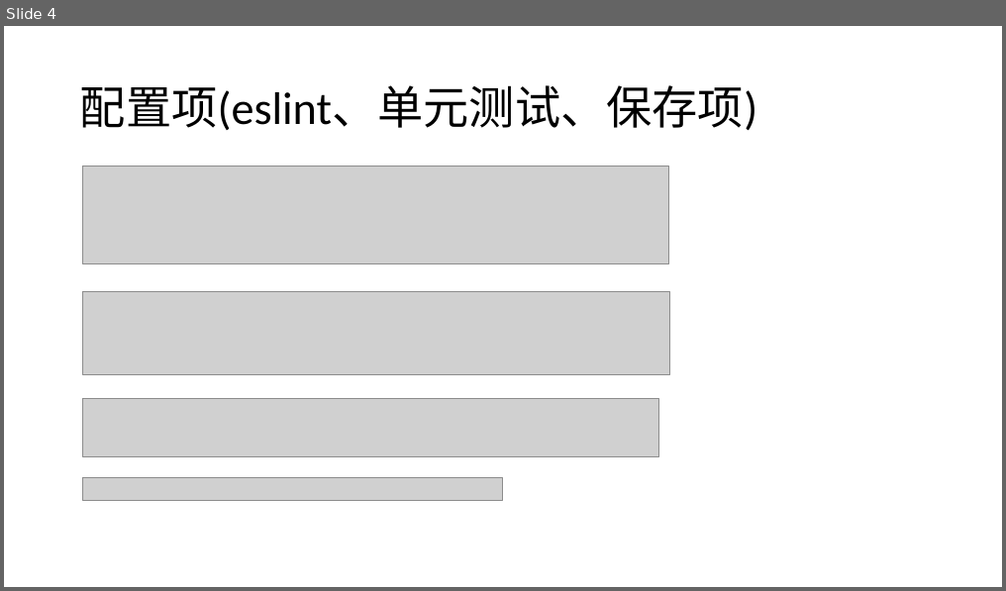
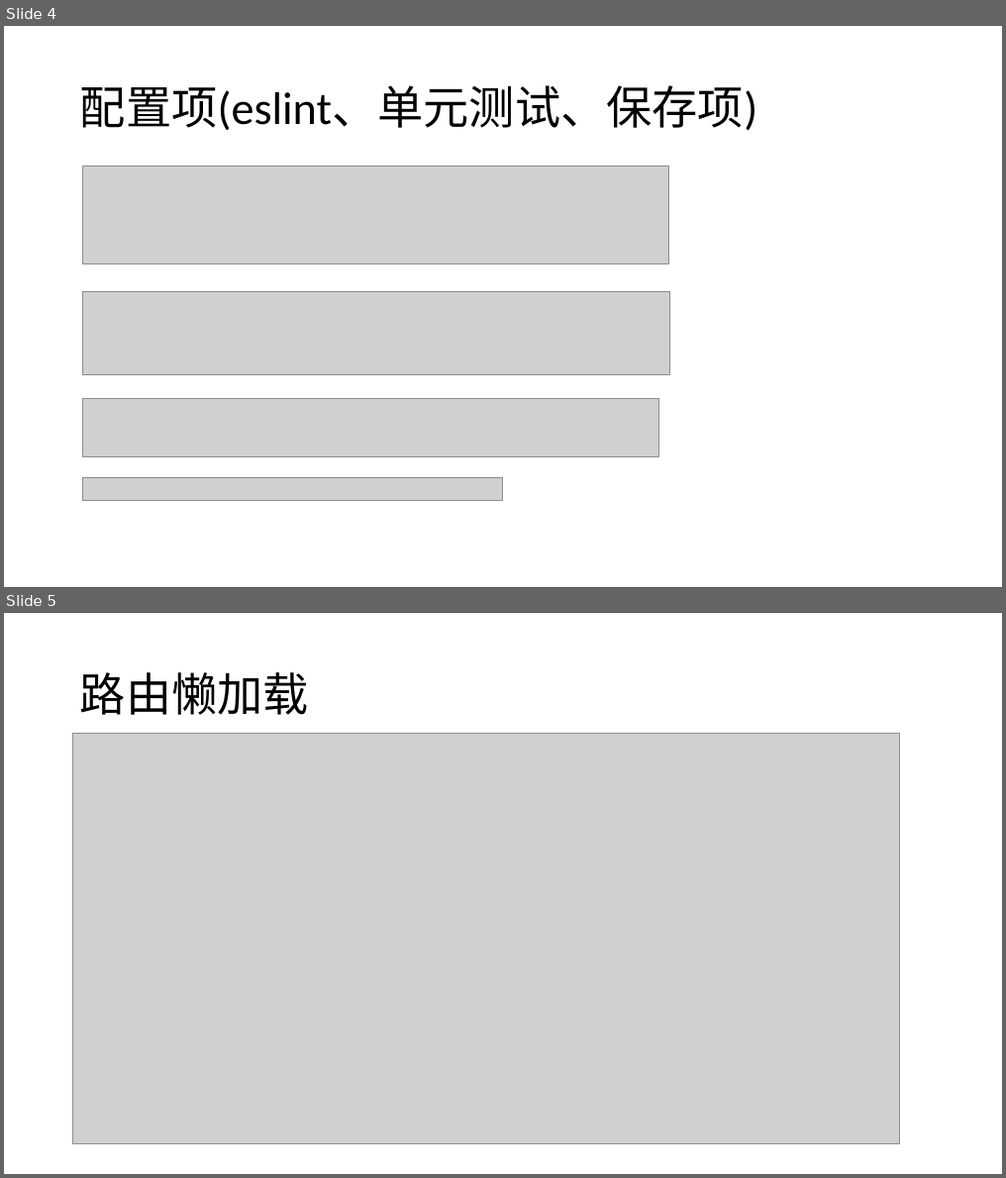
Before and after one commit to liwenxin-jam/vuecli3-starter, a slide deck: doc/vue-cli3.pptx. Shown one above the other, each under a label of ours: slide 4 before the commit, slides 4 and 5 after it. The pictures are 1006x591 and 1006x1178 pixels, drawn with LibreOffice and Linux fonts; fonts in the diff are those of the drawing; grey boxes stand for pictures. Boxes give left, top, right and bottom in pixels: in the first picture for what was removed or moved away, otherwise in the second. Text is boxed around its words. In the diff, an @@ line names an element or a change of style, - is before the commit and + after.

```diff
--- a/doc/vue-cli3.pptx
+++ b/doc/vue-cli3.pptx
@@ slide 5 added at [4, 613, 1002, 1174], background #FFFFFF @@
@@ title added at [80, 672, 309, 715], 44 pt, text #000000 @@
+路由懒加载
@@ picture added at [73, 734, 899, 1145] @@
```
Also in this commit, not shown: 1 slide changed, 3 other slides added, 4 slides removed, 41 other files.
